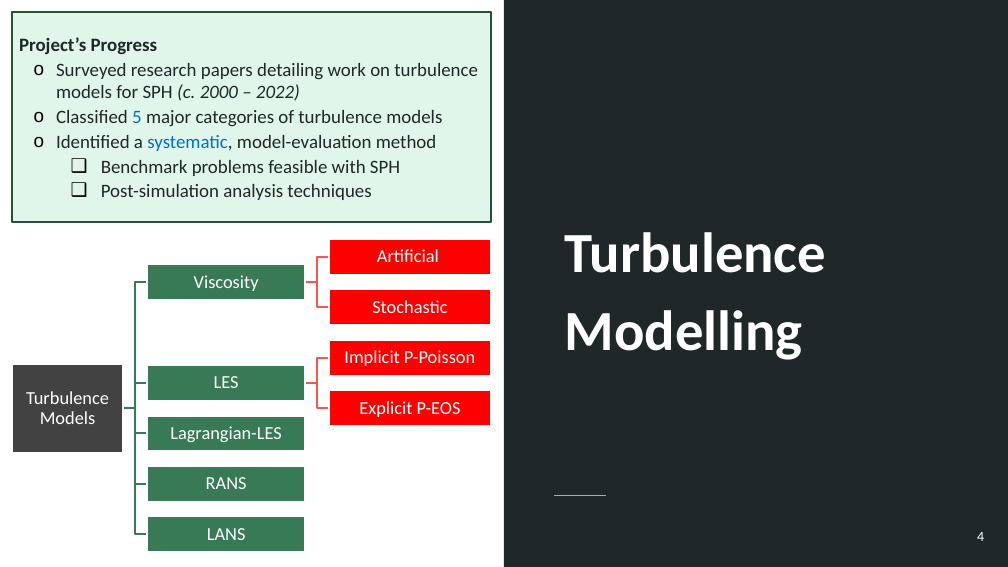
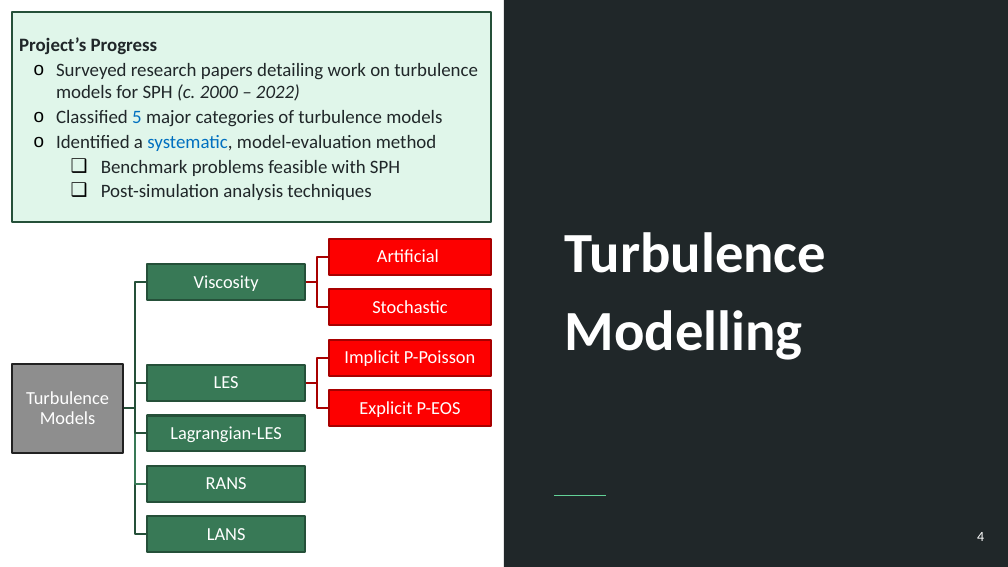
Before and after one commit to Prajwal-Prathiksh/ddp-thesis, a slide deck: slide 4 of report/DDP Stage I - 2022.pptx. Drawn at 1008x567 pixels with LibreOffice and Linux fonts; fonts in the diff are those of the drawing. Boxes give left, top, right and bottom in pixels: in the first picture for what was removed or moved away, otherwise in the second. Text is boxed around its words. In the diff, an @@ line names an element or a change of style, - is before the commit and + after.

```diff
--- a/report/DDP Stage I - 2022.pptx
+++ b/report/DDP Stage I - 2022.pptx
@@ outline #FF5252 2 pt to #A80000 2 pt in 4 elements at <box>306,383,329,408</box>, <box>306,358,329,383</box>, <box>306,282,329,307</box>, <box>306,257,329,282</box> @@
@@ outline #387956 2 pt to #26503A 2 pt in 4 elements at <box>123,408,147,535</box>, <box>123,408,147,433</box>, <box>123,383,147,408</box>, <box>123,282,147,408</box> @@
@@ rectangle at <box>12,364,124,453</box>: fill #424242 to #8E8E8E; outline #FFFFFF 2 pt to #212121 2 pt @@
@@ outline #FFFFFF 2 pt to #A80000 2 pt in 4 elements at <box>329,239,492,274</box>, <box>329,290,492,325</box>, <box>329,340,492,376</box>, <box>329,390,492,426</box> @@
@@ outline #FFFFFF 2 pt to #26503A 2 pt in 5 elements at <box>147,265,306,300</box>, <box>147,365,306,401</box>, <box>147,416,306,451</box>, <box>147,466,306,501</box>, <box>147,516,306,552</box> @@
```
Also in this commit, not shown: 3 other slides changed, 2 other files.
